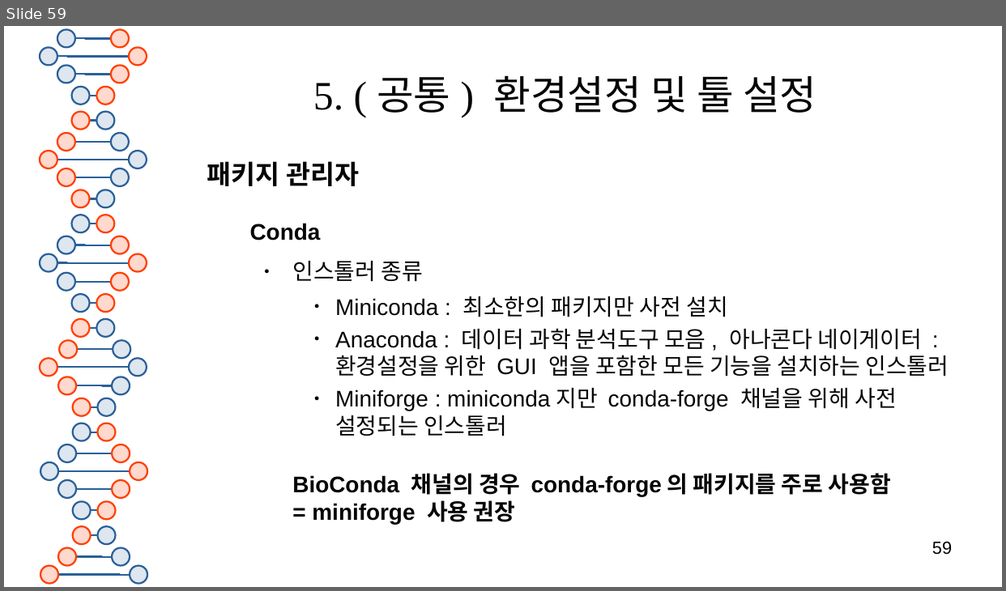
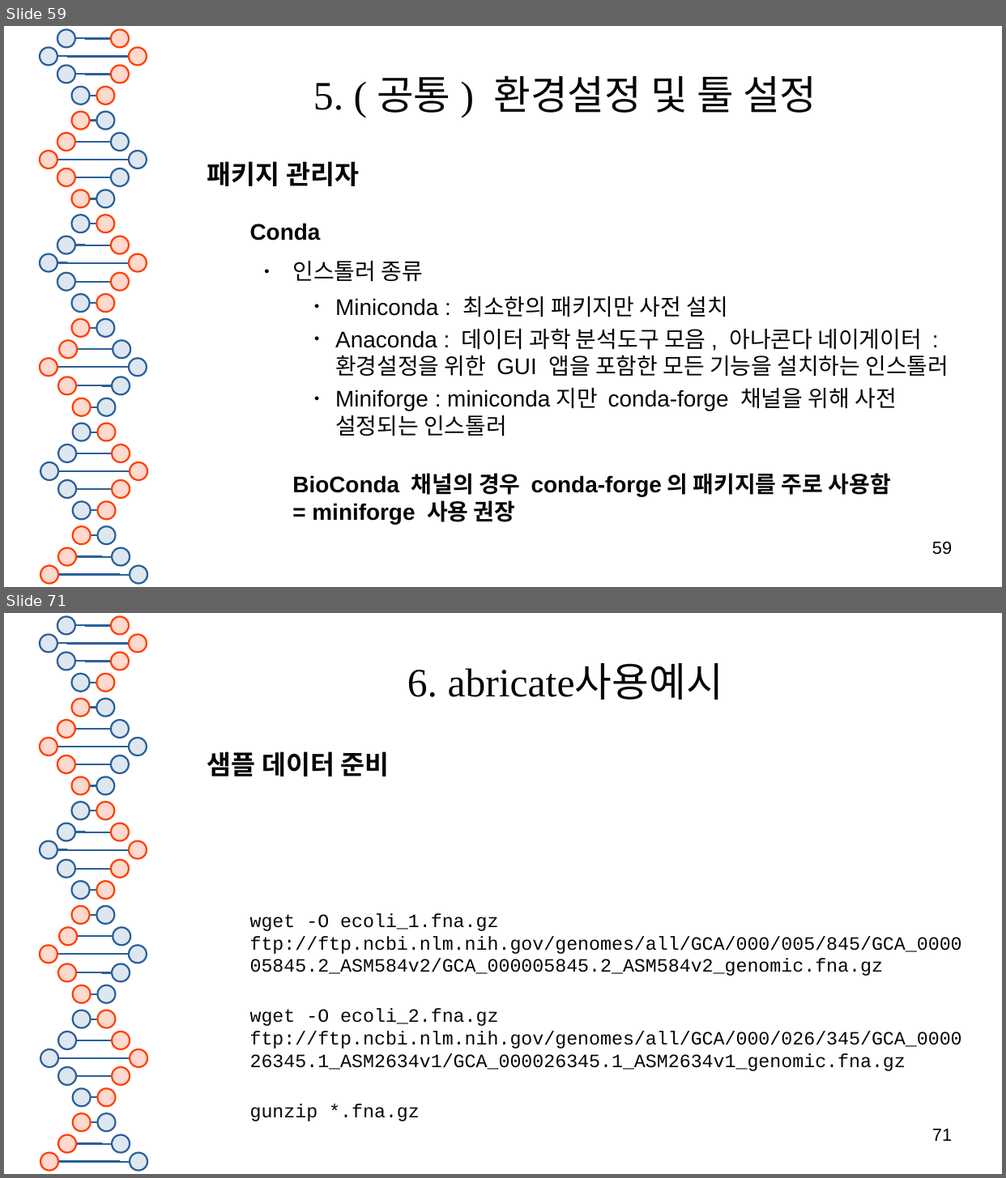
Before and after one commit to SHINKHO/bioinformatics_phase, a slide deck: docs/bioinformatics툴_분석.odp. Shown one above the other, each under a label of ours: slide 59 before the commit, slides 59 and 71 after it; the slides between them are not shown. The pictures are 1006x591 and 1006x1178 pixels, drawn with LibreOffice and Linux fonts; fonts in the diff are those of the drawing. Boxes give left, top, right and bottom in pixels: in the first picture for what was removed or moved away, otherwise in the second. Text is boxed around its words. In the diff, an @@ line names an element or a change of style, - is before the commit and + after.

Commit message:
1차 완성 , 샘플 데이터들 생성

```diff
--- a/docs/bioinformatics툴_분석.odp
+++ b/docs/bioinformatics툴_분석.odp
@@ slide 71 added at (x1=4, y1=613, x2=1002, y2=1174), background #FFFFFF; not listed: 81 template elements that a slide beside it also shows @@
@@ title added at (x1=407, y1=665, x2=723, y2=700), 32 pt, text #050505 @@
+6. abricate사용예시
@@ text added at (x1=207, y1=752, x2=962, y2=1122), 15 pt, text #050505 @@
+샘플 데이터 준비
+  wget -O ecoli_1.fna.gz ftp://ftp.ncbi.nlm.nih.gov/genomes/all/GCA/000/005/845/GCA_000005845.2_ASM584v2/GCA_000005845.2_ASM584v2_genomic.fna.gz
+  wget -O ecoli_2.fna.gz ftp://ftp.ncbi.nlm.nih.gov/genomes/all/GCA/000/026/345/GCA_000026345.1_ASM2634v1/GCA_000026345.1_ASM2634v1_genomic.fna.gz
+  gunzip *.fna.gz
@@ page number added at (x1=932, y1=1129, x2=952, y2=1141), 14 pt, text #000000 @@
+71
```
Also in this commit, not shown: 4 slides changed, 10 other slides added, 4 other files.
